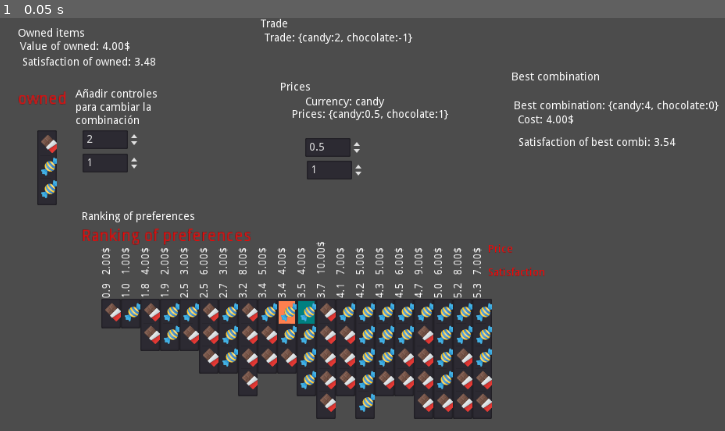
Above: before the commit, frame 1.
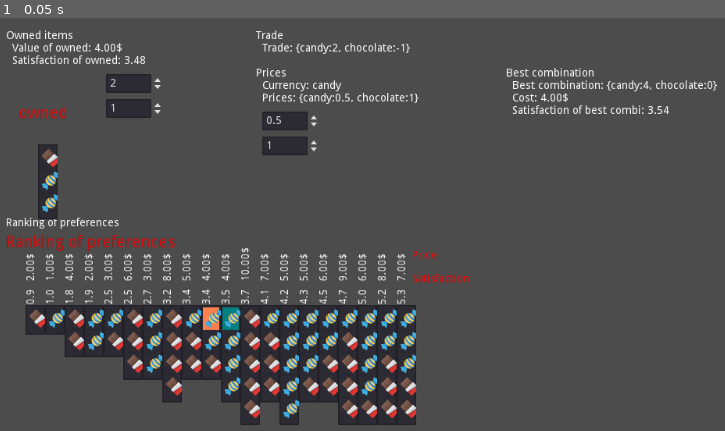
Above: after the commit, the same moment.

Repository: carlostgit/Prices
Game: Godot game, scene res://MainScene.tscn
The game is run twice, just before and just after one commit, with the same random seed, the same clock (stepped at 60 frames per second) and the same inputs. The engine's default icon, where the game draws it, is replaced by a stand-in: a white triangle on a blue panel in a dark square.
Inputs:
- Up to frame 1 (0.05 s): no input

The runs differ from the first frame. In frame 1, 21% of the frame differs, in the area x 0-100%, y 0-99%.

Commit message:
Reordeno un poco los controles de MainScene.gd

Diff:
--- a/CombinationItem.tscn
+++ b/CombinationItem.tscn
@@ -3,6 +3,8 @@
 [ext_resource path="res://CombinationItem.gd" type="Script" id=1]
 
 [node name="CombinationItem" type="Control"]
+margin_right = 10.0
+margin_bottom = 50.0
 script = ExtResource( 1 )
 __meta__ = {
 "_edit_use_anchors_": false
--- a/CombinationItemList.gd
+++ b/CombinationItemList.gd
@@ -158,6 +158,13 @@
 
 func get_combidicts()->Array:
 	return self._combidicts
+
+func reset_combinations_color()->void:
+	for combination_item in self._combination_items:
+#		var combination_dict:Dictionary = combination_item.get_combination_dict()
+		var combination:Combination = combination_item.get_combination()
+		combination_item.highlight(Color(0,0,0,0))
+
 
 func highlight_combination_with_color(combination_to_highlight_arg:Combination, color_arg:Color)->void:
 	for combination_item in self._combination_items:
--- a/MainScene.gd
+++ b/MainScene.gd
@@ -44,12 +44,14 @@
 	return $OwnedItems/CombinationItem.get_combidict()
 
 func update_after_prices_changed()->void:
+	$RankingOfPreferences/CombinationSatisfaction.reset_combinations_color()
 	update_ranking_of_preferences()
 	update_of_owned_combination()
 	update_best_combination()
 	update_trade()
 
 func update_after_owned_combination_changed()->void:
+	$RankingOfPreferences/CombinationSatisfaction.reset_combinations_color()
 	update_of_owned_combination()
 	update_trade()
 	update_best_combination()
@@ -90,6 +92,8 @@
 	$OwnedItems/CombinationItem.init_with_combidict(_owned_items_dict,"owned",["",""])
 
 	var owned_combination:Combination = $OwnedItems/CombinationItem.get_combination()
+
+
 	var owned_color:Color = Color( 1, 0.5, 0.31, 1 )
 	$RankingOfPreferences/CombinationSatisfaction.highlight_combination_with_color(owned_combination,owned_color)
 	var satisf_of_owned:float = _satisfaction_calculator.calculate_satisf_of_combination(owned_combination)
@@ -121,6 +125,7 @@
 	var best_combidict:Dictionary = _trade_calculator.calculate_best_combidict(get_value_of_owned_combination())
 	var best_combination:Combination = Combination.new(best_combidict)
 	var best_color:Color = Color( 0, 0.5, 0.5, 1 )
+
 	$RankingOfPreferences/CombinationSatisfaction.highlight_combination_with_color(best_combination,best_color)
 	$BestCombination/LabelBestCombination.set_text("Best combination: " + str(best_combidict))
 	var satisf_of_best_combi:float = _satisfaction_calculator.calculate_satisf_of_combination(best_combination)
--- a/MainScene.tscn
+++ b/MainScene.tscn
@@ -8,114 +8,132 @@
 script = ExtResource( 1 )
 
 [node name="BestCombination" type="Control" parent="."]
-margin_left = 711.0
-margin_top = 69.0
-margin_right = 982.0
-margin_bottom = 261.0
+margin_left = 704.0
+margin_top = 64.0
+margin_right = 888.0
+margin_bottom = 160.0
 __meta__ = {
 "_edit_use_anchors_": false
 }
 
 [node name="LabelBestCombination" type="Label" parent="BestCombination"]
-margin_left = 3.22699
-margin_top = 37.0
-margin_right = 43.227
-margin_bottom = 51.0
+margin_left = 8.0
+margin_top = 16.0
+margin_right = 160.0
+margin_bottom = 32.0
+text = "LabelBestCombination"
+__meta__ = {
+"_edit_use_anchors_": false
+}
 
 [node name="LabelSatisfaction" type="Label" parent="BestCombination"]
-margin_left = 9.0
-margin_top = 84.0
-margin_right = 49.0
-margin_bottom = 98.0
+margin_left = 8.0
+margin_top = 48.0
+margin_right = 120.0
+margin_bottom = 64.0
+text = "LabelSatisfaction"
+__meta__ = {
+"_edit_use_anchors_": false
+}
 
 [node name="LabelCost" type="Label" parent="BestCombination"]
-margin_left = 7.64319
-margin_top = 55.3133
-margin_right = 47.6432
-margin_bottom = 69.3133
+margin_left = 8.0
+margin_top = 32.0
+margin_right = 80.0
+margin_bottom = 48.0
+text = "LabelCost"
+__meta__ = {
+"_edit_use_anchors_": false
+}
 
 [node name="LabelTitle" type="Label" parent="BestCombination"]
-margin_right = 40.0
-margin_bottom = 14.0
+margin_right = 120.0
+margin_bottom = 16.0
 text = "Best combination"
 __meta__ = {
 "_edit_use_anchors_": false
 }
 
 [node name="Prices" type="Control" parent="."]
-margin_left = 415.0
-margin_top = 82.0
-margin_right = 558.0
-margin_bottom = 246.0
+margin_left = 384.0
+margin_top = 64.0
+margin_right = 536.0
+margin_bottom = 184.0
 __meta__ = {
 "_edit_use_anchors_": false
 }
 
 [node name="LabelPrices" type="Label" parent="Prices"]
-margin_left = 15.0
-margin_top = 35.0
-margin_right = 55.0
-margin_bottom = 49.0
+margin_left = 8.0
+margin_top = 32.0
+margin_right = 89.0
+margin_bottom = 48.0
+text = "LabelPrices"
 __meta__ = {
 "_edit_use_anchors_": false
 }
 
 [node name="CandyPrice" type="SpinBox" parent="Prices"]
-margin_left = 32.0
-margin_top = 72.0
-margin_right = 106.0
-margin_bottom = 96.0
+margin_left = 8.0
+margin_top = 56.0
+margin_right = 82.0
+margin_bottom = 80.0
 step = 0.1
 __meta__ = {
 "_edit_use_anchors_": false
 }
 
 [node name="ChocolatePrice" type="SpinBox" parent="Prices"]
-margin_left = 34.0
-margin_top = 101.0
-margin_right = 108.0
-margin_bottom = 125.0
+margin_left = 8.0
+margin_top = 88.0
+margin_right = 82.0
+margin_bottom = 112.0
 step = 0.1
 
 [node name="LabelCurrency" type="Label" parent="Prices"]
-margin_left = 32.0
-margin_top = 19.0
-margin_right = 72.0
-margin_bottom = 33.0
+margin_left = 8.0
+margin_top = 16.0
+margin_right = 104.0
+margin_bottom = 32.0
+text = "LabelCurrency"
 
 [node name="LabelTitle" type="Label" parent="Prices"]
-margin_right = 40.0
-margin_bottom = 14.0
+margin_right = 48.0
+margin_bottom = 16.0
 text = "Prices"
+__meta__ = {
+"_edit_use_anchors_": false
+}
 
 [node name="Trade" type="Control" parent="."]
-margin_left = 390.0
-margin_top = 1.0
-margin_right = 430.0
-margin_bottom = 41.0
+margin_left = 384.0
+margin_top = 16.0
+margin_right = 472.0
+margin_bottom = 56.0
 __meta__ = {
 "_edit_use_anchors_": false
 }
 
 [node name="LabelTrade" type="Label" parent="Trade"]
-margin_left = 5.0
-margin_top = 18.0
-margin_right = 45.0
-margin_bottom = 32.0
+margin_left = 8.0
+margin_top = 16.0
+margin_right = 80.0
+margin_bottom = 32.0
+text = "LabelTrade"
 __meta__ = {
 "_edit_use_anchors_": false
 }
 
 [node name="LabelTitle" type="Label" parent="Trade"]
 margin_right = 40.0
-margin_bottom = 14.0
+margin_bottom = 16.0
 text = "Trade"
 
 [node name="RankingOfPreferences" type="Control" parent="."]
-margin_left = 161.0
-margin_top = 248.0
-margin_right = 201.0
-margin_bottom = 288.0
+margin_left = 64.0
+margin_top = 256.0
+margin_right = 448.0
+margin_bottom = 448.0
 __meta__ = {
 "_edit_use_anchors_": false
 }
@@ -124,79 +142,70 @@
 position = Vector2( 0, 10.719 )
 
 [node name="LabelTitle" type="Label" parent="RankingOfPreferences"]
-margin_right = 40.0
-margin_bottom = 14.0
+margin_right = 152.0
+margin_bottom = 16.0
 text = "Ranking of preferences"
 __meta__ = {
 "_edit_use_anchors_": false
 }
 
 [node name="OwnedItems" type="Control" parent="."]
-margin_left = 101.411
-margin_top = 8.23785
-margin_right = 141.411
-margin_bottom = 48.2379
+margin_left = 64.0
+margin_top = 16.0
+margin_right = 320.0
+margin_bottom = 232.0
 __meta__ = {
 "_edit_use_anchors_": false
 }
 
 [node name="LabelValueOfOwned" type="Label" parent="OwnedItems"]
-margin_left = -19.0166
-margin_top = 22.2647
-margin_right = 20.9834
-margin_bottom = 36.2647
+margin_left = 8.0
+margin_top = 16.0
+margin_right = 144.0
+margin_bottom = 32.0
+text = "LabelValueOfOwned"
 __meta__ = {
 "_edit_use_anchors_": false
 }
 
 [node name="LabelSatisfaction" type="Label" parent="OwnedItems"]
-margin_left = -16.0166
-margin_top = 41.897
-margin_right = 23.9833
-margin_bottom = 55.897
+margin_left = 8.0
+margin_top = 32.0
+margin_right = 120.0
+margin_bottom = 48.0
+text = "LabelSatisfaction"
 __meta__ = {
 "_edit_use_anchors_": false
 }
 
 [node name="LabelTitle" type="Label" parent="OwnedItems"]
-margin_left = -21.6599
-margin_top = 4.68094
-margin_right = 64.3401
-margin_bottom = 18.6809
+margin_right = 96.0
+margin_bottom = 16.0
 text = "Owned items"
 __meta__ = {
 "_edit_use_anchors_": false
 }
 
 [node name="CombinationItem" parent="OwnedItems" instance=ExtResource( 2 )]
-margin_left = -11.0652
-margin_top = 42.8216
-margin_right = -11.0652
-margin_bottom = 42.8216
-
-[node name="TODO" type="Label" parent="OwnedItems"]
-margin_left = 52.0
-margin_top = 83.0
-margin_right = 170.0
-margin_bottom = 131.0
-text = "Añadir controles
-para cambiar la
-combinación"
+margin_left = 8.0
+margin_top = 48.0
+margin_right = 112.0
+margin_bottom = 168.0
 
 [node name="CandyAmount" type="SpinBox" parent="OwnedItems"]
-margin_left = 61.4489
-margin_top = 135.611
-margin_right = 135.449
-margin_bottom = 159.611
+margin_left = 128.0
+margin_top = 56.0
+margin_right = 202.0
+margin_bottom = 80.0
 __meta__ = {
 "_edit_use_anchors_": false
 }
 
 [node name="ChocolateAmount" type="SpinBox" parent="OwnedItems"]
-margin_left = 61.4489
-margin_top = 166.336
-margin_right = 135.449
-margin_bottom = 190.336
+margin_left = 128.0
+margin_top = 88.0
+margin_right = 202.0
+margin_bottom = 112.0
 [connection signal="value_changed" from="Prices/CandyPrice" to="." method="_on_CandyPrice_value_changed"]
 [connection signal="value_changed" from="Prices/ChocolatePrice" to="." method="_on_ChocolatePrice_value_changed"]
 [connection signal="value_changed" from="OwnedItems/CandyAmount" to="." method="_on_CandyAmount_value_changed"]
--- a/TradeCalculator.gd
+++ b/TradeCalculator.gd
@@ -146,6 +146,7 @@
 							if left_money-price >= -almost_zero and increment_of_satisfaction > 0.0:
 								combination = trying_combination
 								change_made = true
+								left_money -= price
 					if change_made:
 						break
 				if change_made:
